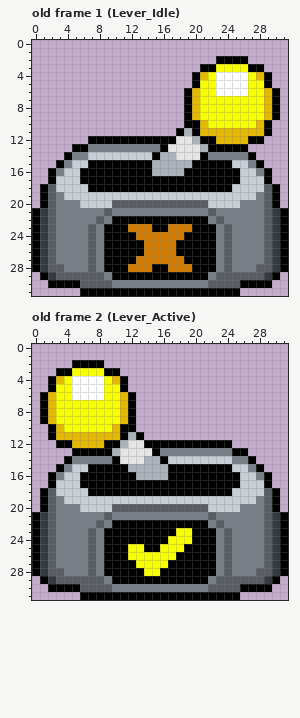
Edited in one commit: pixel-art file (Assets/Game/Assets/LevelObjets/Lever.aseprite). That is the earlier state.
32x32 pixels, 2 frames. Shown: old frame 1 (Lever_Idle), old frame 2 (Lever_Active). The commit also changed other frames, which this record leaves out.
And afterwards:
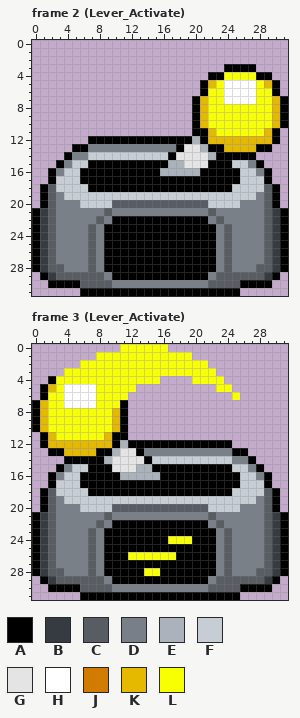
Palette (. is transparent): A #000000  B #363b41  C #585d64  D #797f88  E #abb2bb  F #c6cdd4  G #e4e4e4  H #ffffff  J #d17c00  K #e4b900  L #f8ff00
A new or re-ordered frame is compared with the old frame closest to it.
Message: Implement Lever Animation & TODO for finished Actions
From old to new:
frames 2 -> 9
Changed rows in their new state; - is an unchanged pixel.
Frame 2 (Lever_Activate) is new; against old frame 1 (Lever_Idle):
first column x 15:
 2 --------....-----
 3 ------...AAA-.---
 4 -----..AALLL-A---
 5 -----.AKL---H-KA-
 6 ----..A-L---H-L--
 7 ----.AK--HHHH-LKA
 8 ----.AK-------LKA
 9 ----.AK-------LKA
10 ----.--------LLKA
11 ---..-A-LLLLLLKA-
12 ---AA--K----KKKA-
13 -DDA-----KKKKAA--
14 FFA---GEAAAA-----
15 AA--GGG----------
16 A---EE-----------
first column x 12:
23 AAA--AAA
24 -AAAAAA-
25 --AAAA--
26 --AAAA--
27 -AAAAAA-
28 AAA--AAA
Frame 3 (Lever_Activate) is new; against old frame 2 (Lever_Active):
first column x 0:
 0 -----------LLLLLL---------
 1 --------LLLLLLLLLLLL------
 2 -----.LLLLLLLLLLLLLLLL----
 3 ---.L----LLLLLLLLLLLLLL---
 4 ---L-LLLL-LLLLLL----LLLL--
 5 -AK-H---L--LL----------LL-
 6 --L-H---L--L.------------L
 7 AKL-HHHH---A.-------------
 8 AKL-------KA.-------------
 9 AKL-------KA.-------------
10 AKLL--------.-------------
11 -AKLLLLLL-A-..------------
12 -AKKK----K--AA------------
13 --AAKKKK-----ADD----------
14 -----AAAAEG---AFF---------
15 ----------GGG--AA---------
16 -----------EE---A---------
first column x 12:
23 ------AA
25 AA--AAA-
27 -AAAA---
Pixel boxes of the changes (left, top, right, bottom) in both pictures:
changed: (152, 56, 288, 176)
changed: (128, 224, 192, 272)
changed: (32, 344, 240, 480)
changed: (128, 528, 192, 568)
